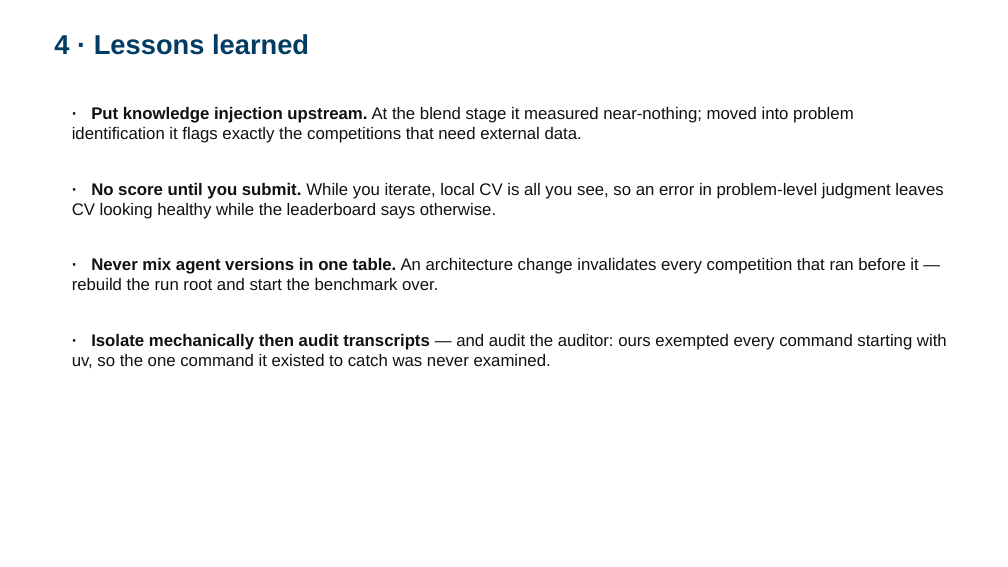
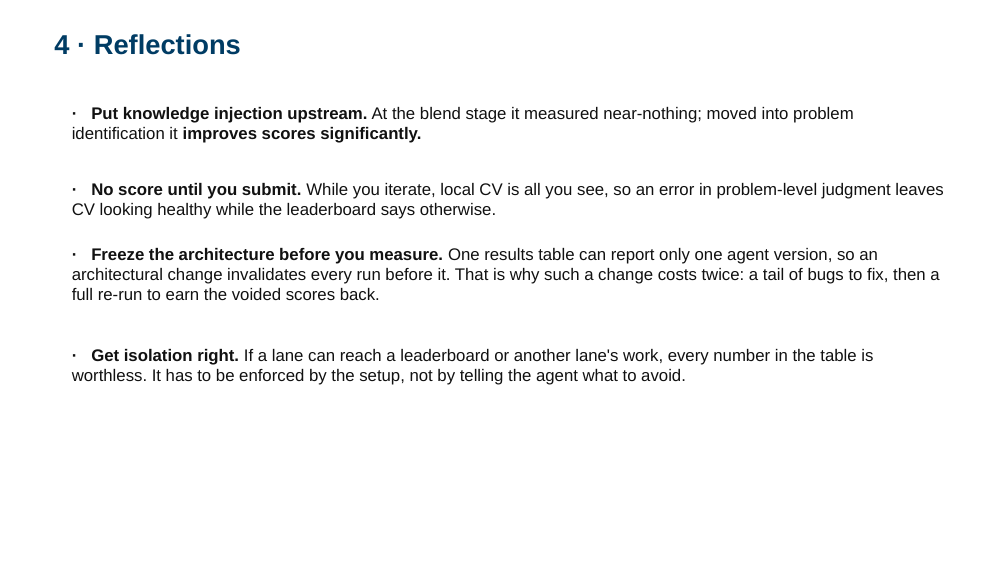
Before and after one commit to 930731haohao-afk/kaggle-agent, a slide deck: slide 5 of docs/presentation/slides_4min.pptx. Drawn at 1008x567 pixels with LibreOffice and Linux fonts; fonts in the diff are those of the drawing. Boxes give left, top, right and bottom in pixels: in the first picture for what was removed or moved away, otherwise in the second. Text is boxed around its words. In the diff, an @@ line names an element or a change of style, - is before the commit and + after.

```diff
--- a/docs/presentation/slides_4min.pptx
+++ b/docs/presentation/slides_4min.pptx
@@ text at (54,34,241,55): text changed @@
-4 · Lessons learned
+4 · Reflections
@@ text at (72,107,854,143): text changed @@
-· Put knowledge injection upstream. At the blend stage it measured near-nothing; moved into problem identification it flags exactly the competitions that need external data.
+· Put knowledge injection upstream. At the blend stage it measured near-nothing; moved into problem identification it improves scores significantly.
@@ text at (72,248,939,300): text changed @@
-· Never mix agent versions in one table. An architecture change invalidates every competition that ran before it — rebuild the run root and start the benchmark over.
+· Freeze the architecture before you measure. One results table can report only one agent version, so an architectural change invalidates every run before it. That is why such a change costs twice: a tail of bugs to fix, then a full re-run to earn the voided scores back.
@@ text at (72,349,873,385): text changed @@
-· Isolate mechanically then audit transcripts — and audit the auditor: ours exempted every command starting with uv, so the one command it existed to catch was never examined.
+· Get isolation right. If a lane can reach a leaderboard or another lane's work, every number in the table is worthless. It has to be enforced by the setup, not by telling the agent what to avoid.
```
Also in this commit, not shown: 3 other slides changed, 9 other files.
